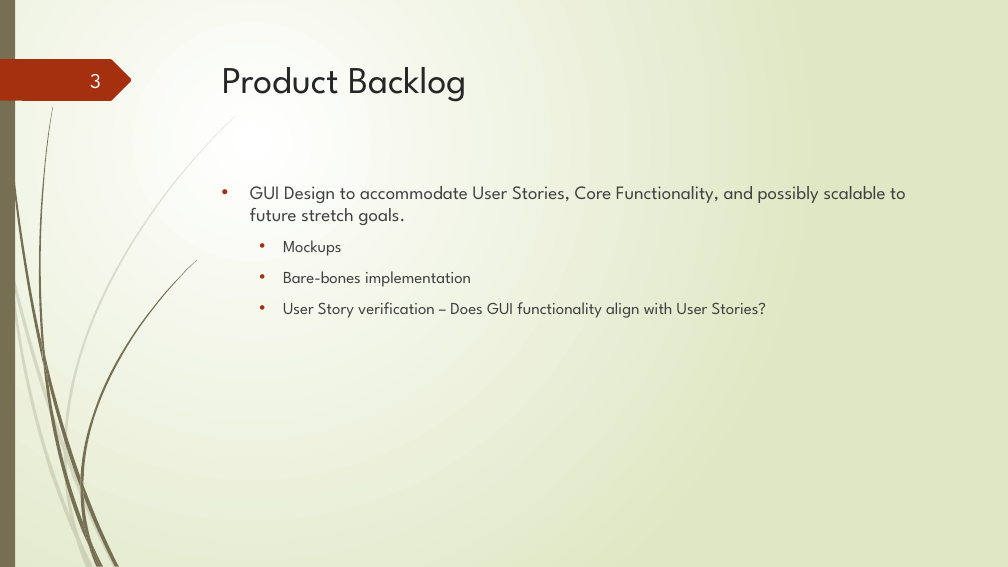
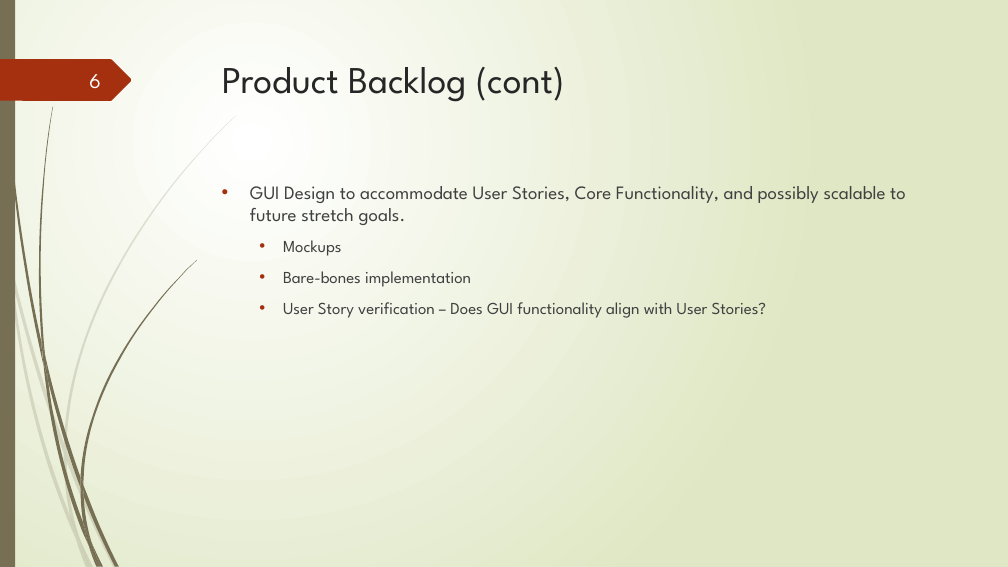
Before and after one commit to junmin-yee/Landmarked, a slide deck: slide 6 of Presentations/Sprint01_ReviewMeeting.pptx (slide 3 before the commit). Drawn at 1008x567 pixels with LibreOffice and Linux fonts; fonts in the diff are those of the drawing. Boxes give left, top, right and bottom in pixels: in the first picture for what was removed or moved away, otherwise in the second. Text is boxed around its words. In the diff, an @@ line names an element or a change of style, - is before the commit and + after.

```diff
--- a/Presentations/Sprint01_ReviewMeeting.pptx
+++ b/Presentations/Sprint01_ReviewMeeting.pptx
@@ page number at [89,74,101,89]: text changed @@
-3
+6
@@ title at [222,67,565,102]: text changed @@
-Product Backlog
+Product Backlog (cont)
```
Also in this commit, not shown: 1 other slide changed, 17 slides added.
